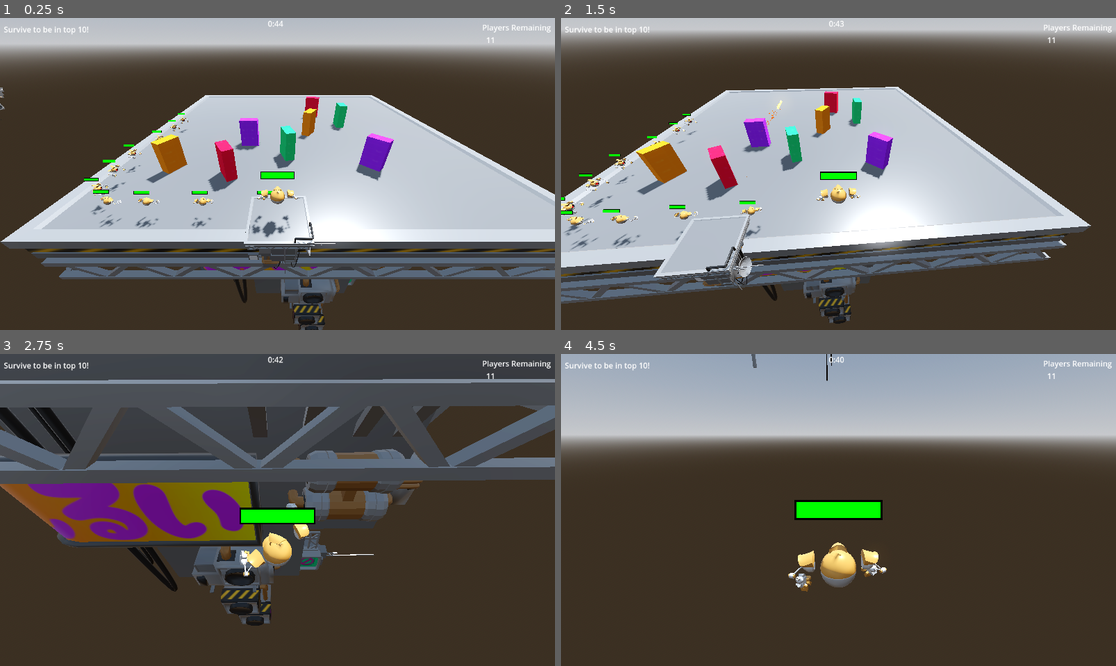
Above: before the commit, frames 1-4 (two rows, left to right).
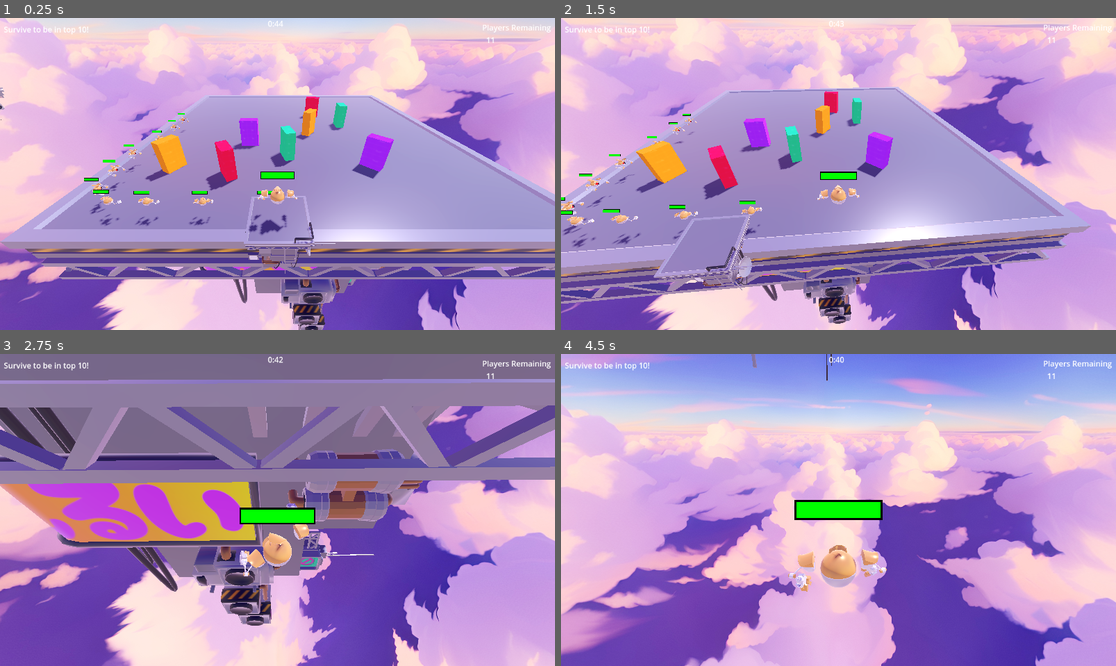
Above: after the commit, the same moments.

Repository: Utilityman/gmtk2024
Game: Godot game, scene res://coliseum.tscn
The game is run twice, just before and just after one commit, with the same random seed, the same clock (stepped at 60 frames per second) and the same inputs.
Inputs (mouse positions are in pixels of both pictures, inside the frame that each line leads up to):
- Up to frame 1 (0.25 s): no input
- Up to frame 2 (1.5 s): move the mouse to (960, 158) at 0.52 s; hold D (MOVE_RIGHT) 0.53-1.25 s; right-click (960, 158) at 0.6 s; click (960, 158) at 0.67 s; tap Space (JUMP) at 0.77 s; drag from (727, 189) to (810, 236) at 1.27 s
- Up to frame 3 (2.75 s): move the mouse to (333, 441) at 2.02 s; hold D (MOVE_RIGHT) from 2.03 s (still down); hold Mouse wheel up (CAMERA_ZOOM_DOWN) from 2.03 s (still down); right-click (333, 441) at 2.3 s
- Up to frame 4 (4.5 s): release D (MOVE_RIGHT) at 2.75 s; release Mouse wheel up (CAMERA_ZOOM_DOWN) at 2.75 s; drag from (810, 572) to (672, 463) at 2.77 s; move the mouse to (1005, 556) at 3.52 s; hold A (MOVE_LEFT) 3.53-4.25 s; right-click (1005, 556) at 3.6 s; tap Space (JUMP) at 3.77 s; drag from (672, 463) to (755, 432) at 4.27 s

The runs differ from the first frame. In frame 1, 99% of the frame differs, in the area x 0-100%, y 0-100%; in frame 2, 99%; in frame 3, 99%; in frame 4, 99%.

Commit message:
sky box and punch

Diff:
--- a/assets/vfx/lazer_001.tscn
+++ b/assets/vfx/lazer_001.tscn
@@ -1,11 +1,26 @@
-[gd_scene load_steps=2 format=3 uid="uid://ccmjsv24rvqkb"]
+[gd_scene load_steps=4 format=3 uid="uid://ccmjsv24rvqkb"]
 
-[sub_resource type="CapsuleMesh" id="CapsuleMesh_n1xk4"]
-height = 1.0
+[sub_resource type="ParticleProcessMaterial" id="ParticleProcessMaterial_o6uwo"]
+emission_shape = 1
+emission_sphere_radius = 0.2
+angular_velocity_min = -0.150016
+angular_velocity_max = 1.49998
+gravity = Vector3(0, 0, 0)
+color = Color(0.565541, 0.74339, 0.895918, 0.0941176)
 
-[node name="Lazer" type="Node3D"]
+[sub_resource type="StandardMaterial3D" id="StandardMaterial3D_ars8s"]
+transparency = 1
+vertex_color_use_as_albedo = true
+
+[sub_resource type="SphereMesh" id="SphereMesh_oseft"]
+material = SubResource("StandardMaterial3D_ars8s")
+
+[node name="punch_001" type="Node3D"]
 
 [node name="Node3D" type="Node3D" parent="."]
 
 [node name="GPUParticles3D" type="GPUParticles3D" parent="Node3D"]
-draw_pass_1 = SubResource("CapsuleMesh_n1xk4")
+lifetime = 0.2
+trail_lifetime = 0.01
+process_material = SubResource("ParticleProcessMaterial_o6uwo")
+draw_pass_1 = SubResource("SphereMesh_oseft")
--- a/coliseum.tscn
+++ b/coliseum.tscn
@@ -1,6 +1,7 @@
-[gd_scene load_steps=28 format=3 uid="uid://b3koyon3b1egm"]
+[gd_scene load_steps=30 format=3 uid="uid://b3koyon3b1egm"]
 
 [ext_resource type="Script" path="res://coliseum.gd" id="1_g1hoj"]
+[ext_resource type="Texture2D" uid="uid://bvlgdsm8d5woa" path="res://assets/uploads_files_4381654_LightBlueSky_texture.jpg" id="2_ev0tp"]
 [ext_resource type="PackedScene" uid="uid://cust65hisogl1" path="res://local_player_entity.tscn" id="3_ffj6k"]
 [ext_resource type="Material" uid="uid://dxlnifhgft6h5" path="res://addons/kenney_prototype_tools/materials/green/material_01.tres" id="5_e3rw1"]
 [ext_resource type="Script" path="res://rpg/entity/rpg_data.gd" id="5_r372i"]
@@ -8,6 +9,7 @@
 [ext_resource type="Material" uid="uid://8ylcw0h1lkhg" path="res://addons/kenney_prototype_tools/materials/orange/material_01.tres" id="6_43kcs"]
 [ext_resource type="Material" uid="uid://ddal25jay8fq1" path="res://addons/kenney_prototype_tools/materials/purple/material_01.tres" id="7_fjjru"]
 [ext_resource type="Script" path="res://rpg/ability/ability.gd" id="7_jj267"]
+[ext_resource type="Resource" uid="uid://bv8c458jk1b5" path="res://implementation/ability/shots/punch.tres" id="8_q3btq"]
 [ext_resource type="Material" uid="uid://d0gmvf62uyhd0" path="res://addons/kenney_prototype_tools/materials/red/material_01.tres" id="8_wfw2x"]
 [ext_resource type="Script" path="res://rpg/entity/spellbook.gd" id="9_s3iro"]
 [ext_resource type="PackedScene" uid="uid://sddqtriuefvq" path="res://entity/entity.tscn" id="10_gx550"]
@@ -17,12 +19,11 @@
 [ext_resource type="PackedScene" uid="uid://biaw6ewthr7gd" path="res://assets/pizza/poly/CyberpunkGameKit/Cyberpunk Platform-dHymLbsOMY.glb" id="17_6qcyd"]
 [ext_resource type="PackedScene" uid="uid://hqb4b7dnhbyi" path="res://assets/pizza/poly/CyberpunkGameKit/Cyberpunk Platform.glb" id="18_hsi7y"]
 
-[sub_resource type="ProceduralSkyMaterial" id="ProceduralSkyMaterial_pvj55"]
-sky_horizon_color = Color(0.64625, 0.65575, 0.67075, 1)
-ground_horizon_color = Color(0.64625, 0.65575, 0.67075, 1)
+[sub_resource type="PanoramaSkyMaterial" id="PanoramaSkyMaterial_h5xci"]
+panorama = ExtResource("2_ev0tp")
 
 [sub_resource type="Sky" id="Sky_6n78a"]
-sky_material = SubResource("ProceduralSkyMaterial_pvj55")
+sky_material = SubResource("PanoramaSkyMaterial_h5xci")
 
 [sub_resource type="Environment" id="Environment_6ugcg"]
 background_mode = 2
@@ -88,7 +89,8 @@
 environment = SubResource("Environment_6ugcg")
 
 [node name="DirectionalLight3D" type="DirectionalLight3D" parent="."]
-transform = Transform3D(-0.866023, -0.433016, 0.250001, 0, 0.499998, 0.866027, -0.500003, 0.749999, -0.43301, 0, 8, 0)
+transform = Transform3D(-0.732543, -0.589522, 0.34036, 0, 0.5, 0.866025, -0.680721, 0.634401, -0.366271, -17.5255, 8.65005, 24.5624)
+light_energy = 0.5
 shadow_enabled = true
 
 [node name="Timer" type="Timer" parent="."]
@@ -147,6 +149,7 @@
 [node name="Player" parent="." node_paths=PackedStringArray("camera") instance=ExtResource("3_ffj6k")]
 transform = Transform3D(1, 0, 0, 0, 1, 0, 0, 0, 1, -1.04581, 5.03796, 21.4868)
 shoot_ability = ExtResource("15_1pnm2")
+melee = ExtResource("8_q3btq")
 data = SubResource("Resource_a6hsx")
 camera = NodePath("ObservableCamera")
 
--- a/game/effects/projectile_data.gd
+++ b/game/effects/projectile_data.gd
@@ -15,7 +15,7 @@
 @export_enum("follow_target", "follow_direction") var follow_style: String = "follow_target"
 @export_range(0.0, 30.0, 0.1, "or_greater") var speed: float = 15.0
 @export_range(0.0, 10.0, 0.5, "or_greater") var acceleration: float = 1.0
-@export_range(0.0, 30.0, 0.5, "or_greater") var life_time: float = 15.0
+@export_range(0.0, 30.0, 0.01, "or_greater") var life_time: float = 15.0
 @export_enum("any", "only_target", "none") var hit_style: String = "only_target"
 @export var time_to_free: float = 0
 # @export var y_curve: GraphOrWhatever (to provide an arc to the projectile)
--- a/implementation/ability/shots/basic_shot.tres
+++ b/implementation/ability/shots/basic_shot.tres
@@ -72,7 +72,7 @@
 script = ExtResource("5_iax1c")
 id = "basic-shot-001"
 name = "Basic Shot"
-description = "doesnt matter"
+description = "shoot"
 use_range = 2.0
 cast_time = 0.0
 cooldown = 0.0
--- /dev/null
+++ b/implementation/ability/shots/intermission.tscn
@@ -0,0 +1,8 @@
+[gd_scene load_steps=2 format=3 uid="uid://bq4q0qco7oc2"]
+
+[sub_resource type="Environment" id="Environment_anmff"]
+
+[node name="intermission" type="Node3D"]
+
+[node name="WorldEnvironment" type="WorldEnvironment" parent="."]
+environment = SubResource("Environment_anmff")
--- /dev/null
+++ b/implementation/ability/shots/punch.tres
@@ -0,0 +1,84 @@
+[gd_resource type="Resource" script_class="Ability" load_steps=22 format=3 uid="uid://bv8c458jk1b5"]
+
+[ext_resource type="Script" path="res://rpg/ability/ability_effect.gd" id="1_liouq"]
+[ext_resource type="Script" path="res://rpg/aura/base_aura.gd" id="2_741sa"]
+[ext_resource type="Script" path="res://game/effects/projectile_data.gd" id="2_j6ota"]
+[ext_resource type="Script" path="res://game/multiplayer/replicated_scene_data.gd" id="3_cqd3p"]
+[ext_resource type="Script" path="res://rpg/ability/ability_requisite.gd" id="3_ii68x"]
+[ext_resource type="Script" path="res://rpg/ability/effect/damage_effect.gd" id="4_64f6g"]
+[ext_resource type="Script" path="res://rpg/ability/resource_cost.gd" id="4_qneoy"]
+[ext_resource type="PackedScene" uid="uid://ccmjsv24rvqkb" path="res://assets/vfx/lazer_001.tscn" id="4_tactu"]
+[ext_resource type="Script" path="res://rpg/ability/ability.gd" id="5_h4ttm"]
+[ext_resource type="PackedScene" uid="uid://b6xv5hhsnutur" path="res://assets/vfx/fire_explosion_001.tscn" id="5_lh2to"]
+[ext_resource type="Script" path="res://rpg/ability/effect/scene_effect.gd" id="6_ycosy"]
+[ext_resource type="Script" path="res://rpg/ability/effect/projectile_effect.gd" id="7_b4f6o"]
+[ext_resource type="Script" path="res://rpg/ability/requisite/cooldown_requisite.gd" id="10_w3o43"]
+
+[sub_resource type="SphereShape3D" id="SphereShape3D_vpkws"]
+
+[sub_resource type="Resource" id="Resource_4gv0i"]
+script = ExtResource("3_cqd3p")
+model = ExtResource("4_tactu")
+model_direction = Vector3(0, 0, -1)
+
+[sub_resource type="Resource" id="Resource_lyeli"]
+script = ExtResource("2_j6ota")
+shape = SubResource("SphereShape3D_vpkws")
+visual_effects = Array[ExtResource("3_cqd3p")]([SubResource("Resource_4gv0i")])
+direction = Vector3(0, 0, 0)
+use_source_direction = true
+start_from_source = true
+follow_style = "follow_direction"
+speed = 5.0
+acceleration = 0.0
+life_time = 0.2
+hit_style = "any"
+time_to_free = 0.1
+
+[sub_resource type="Resource" id="Resource_o8qo0"]
+script = ExtResource("4_64f6g")
+flat_damage = 10.0
+level_ratio = 1.0
+spell_power_ratio = 0.0
+attack_power_ratio = 0.0
+weapon_damage_ratio = 0.0
+using = 0
+type = ""
+sub_type = ""
+debug = false
+
+[sub_resource type="Resource" id="Resource_8h4s4"]
+script = ExtResource("3_cqd3p")
+model = ExtResource("5_lh2to")
+model_direction = Vector3(0, 0, -1)
+
+[sub_resource type="Resource" id="Resource_ldj8q"]
+script = ExtResource("6_ycosy")
+scene_data = SubResource("Resource_8h4s4")
+apply_to_self = false
+duration = 5.0
+debug = false
+
+[sub_resource type="Resource" id="Resource_m7k43"]
+script = ExtResource("7_b4f6o")
+data = SubResource("Resource_lyeli")
+effects = Array[ExtResource("1_liouq")]([SubResource("Resource_o8qo0"), SubResource("Resource_ldj8q")])
+debug = false
+
+[sub_resource type="Resource" id="Resource_4r68u"]
+script = ExtResource("10_w3o43")
+
+[resource]
+script = ExtResource("5_h4ttm")
+id = "punch"
+name = "punch"
+description = "smack smack"
+use_range = 2.0
+cast_time = 0.0
+cooldown = 0.0
+global_cooldown = 1.5
+off_global_cooldown = false
+requisites = Array[ExtResource("3_ii68x")]([SubResource("Resource_4r68u")])
+resource_costs = Array[ExtResource("4_qneoy")]([])
+effects = Array[ExtResource("1_liouq")]([SubResource("Resource_m7k43")])
+passives = Array[ExtResource("2_741sa")]([])
--- /dev/null
+++ b/intermission.tscn
@@ -0,0 +1,82 @@
+[gd_scene load_steps=17 format=3 uid="uid://dvvysgg27ufe7"]
+
+[ext_resource type="Texture2D" uid="uid://bvlgdsm8d5woa" path="res://assets/uploads_files_4381654_LightBlueSky_texture.jpg" id="1_41d76"]
+[ext_resource type="PackedScene" uid="uid://cust65hisogl1" path="res://local_player_entity.tscn" id="2_3iylo"]
+[ext_resource type="Resource" uid="uid://3whvp8sd7e3m" path="res://implementation/ability/shots/basic_shot.tres" id="3_3dqr3"]
+[ext_resource type="Resource" uid="uid://bv8c458jk1b5" path="res://implementation/ability/shots/punch.tres" id="4_jgyul"]
+[ext_resource type="Script" path="res://rpg/entity/rpg_data.gd" id="5_2tjg7"]
+[ext_resource type="Script" path="res://rpg/stats/stat_block.gd" id="6_1qa5i"]
+[ext_resource type="PackedScene" uid="uid://biaw6ewthr7gd" path="res://assets/pizza/poly/CyberpunkGameKit/Cyberpunk Platform-dHymLbsOMY.glb" id="7_5sry0"]
+[ext_resource type="Script" path="res://rpg/ability/ability.gd" id="8_b136o"]
+[ext_resource type="Script" path="res://rpg/entity/spellbook.gd" id="9_rtxou"]
+
+[sub_resource type="PanoramaSkyMaterial" id="PanoramaSkyMaterial_nedbd"]
+panorama = ExtResource("1_41d76")
+
+[sub_resource type="Sky" id="Sky_51jcd"]
+sky_material = SubResource("PanoramaSkyMaterial_nedbd")
+
+[sub_resource type="Environment" id="Environment_bwqxk"]
+background_mode = 2
+sky = SubResource("Sky_51jcd")
+
+[sub_resource type="BoxShape3D" id="BoxShape3D_pgku7"]
+size = Vector3(2.21289, 0.434021, 2.13123)
+
+[sub_resource type="Resource" id="Resource_yque7"]
+script = ExtResource("6_1qa5i")
+hitpoints = 50
+vitality = 0
+strength = 0
+dexterity = 0
+intelligence = 0
+constitution = 0
+armor = 0
+ward = 0
+
+[sub_resource type="Resource" id="Resource_gkwfb"]
+script = ExtResource("9_rtxou")
+abilities = Array[ExtResource("8_b136o")]([ExtResource("3_3dqr3")])
+
+[sub_resource type="Resource" id="Resource_btp1e"]
+script = ExtResource("5_2tjg7")
+name = "Tot"
+level = 1
+base_stats = SubResource("Resource_yque7")
+spellbook = SubResource("Resource_gkwfb")
+
+[node name="intermission" type="Node3D"]
+
+[node name="WorldEnvironment" type="WorldEnvironment" parent="."]
+environment = SubResource("Environment_bwqxk")
+
+[node name="PlayerPlatform" parent="." instance=ExtResource("7_5sry0")]
+transform = Transform3D(0.999946, -0.010402, 0, 0.010402, 0.999946, 0, 0, 0, 1, 0, 0, 0)
+
+[node name="StaticBody3D" type="StaticBody3D" parent="PlayerPlatform"]
+
+[node name="CollisionShape3D" type="CollisionShape3D" parent="PlayerPlatform/StaticBody3D"]
+transform = Transform3D(1, 0, 0, 0, 1, 0, 0, 0, 1, 0.0380859, -0.170258, 0.00262451)
+shape = SubResource("BoxShape3D_pgku7")
+
+[node name="Player" parent="." instance=ExtResource("2_3iylo")]
+melee = ExtResource("4_jgyul")
+data = SubResource("Resource_btp1e")
+speed = 0.0
+
+[node name="Camera3D" type="Camera3D" parent="."]
+transform = Transform3D(-1, -1.51808e-08, 8.60946e-08, 0, 0.984808, 0.173648, -8.74228e-08, 0.173648, -0.984808, 0, 1.25, -4)
+
+[node name="Control" type="Control" parent="."]
+layout_mode = 3
+anchors_preset = 0
+offset_right = 40.0
+offset_bottom = 40.0
+
+[node name="Button" type="Button" parent="Control"]
+layout_mode = 0
+offset_left = 304.0
+offset_top = 197.0
+offset_right = 472.0
+offset_bottom = 270.0
+text = "I am a button"
--- a/local_player_entity.gd
+++ b/local_player_entity.gd
@@ -1,6 +1,7 @@
 class_name LocalPlayerEntity extends Entity
 
 @export var shoot_ability: Ability
+@export var melee: Ability
 
 func should_jump() -> bool:
 	return Input.is_action_just_pressed(&"JUMP")
@@ -25,6 +26,6 @@
 		use_ability(shoot_ability, self)
 		shoot.emit()
 	if Input.is_action_just_pressed("MELEE") and cooldowns.global_cooldown == 0:
-		#use_ability(sword_ability)
+		use_ability(melee, self)
 		print("smack a bro")
 		punch.emit()
--- a/local_player_entity.tscn
+++ b/local_player_entity.tscn
@@ -6,6 +6,7 @@
 [node name="LocalPlayerEntity" instance=ExtResource("1_7vf46")]
 script = ExtResource("2_6n611")
 shoot_ability = null
+melee = null
 
 [node name="ProjectileSource" parent="." index="2"]
 transform = Transform3D(1, 0, 0, 0, 1, 0, 0, 0, 1, 0, 0.941231, -0.166698)
Binary file added: assets/uploads_files_4381654_LightBlueSky_texture.jpg
Not shown, added: assets/uploads_files_4381654_LightBlueSky_texture.jpg.import
Not shown: 3 places in coliseum.tscn that only renumber resources
Binary file added: uploads_files_4381654_LightBlueSky.glb
Not shown, added: uploads_files_4381654_LightBlueSky.glb.import
